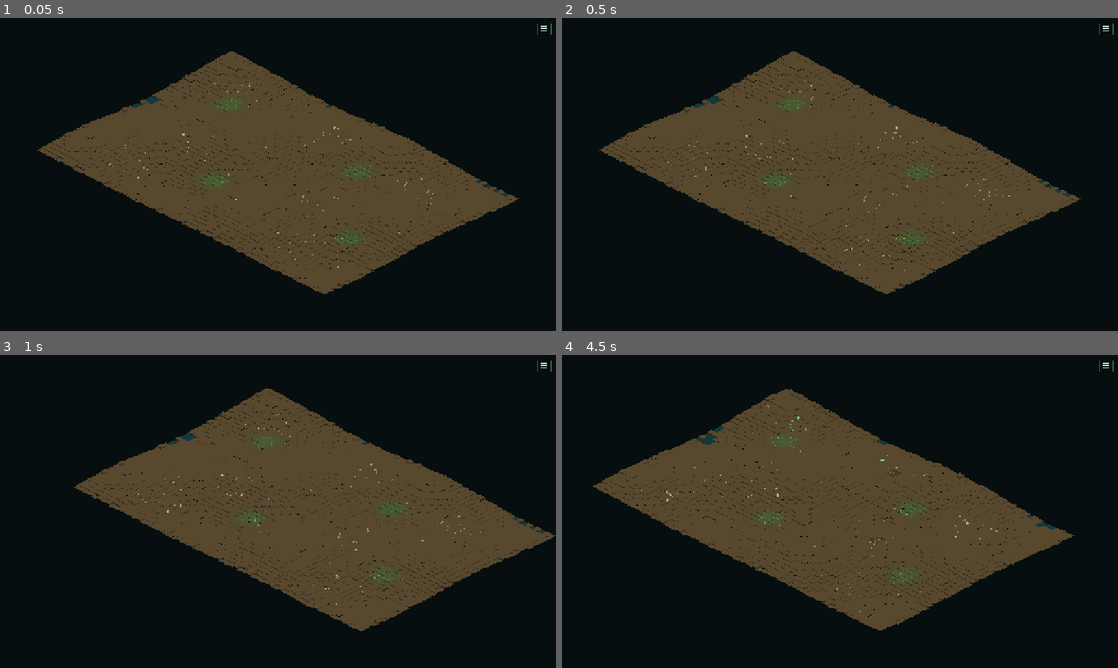
Above: before the commit, frames 1-4 (two rows, left to right).
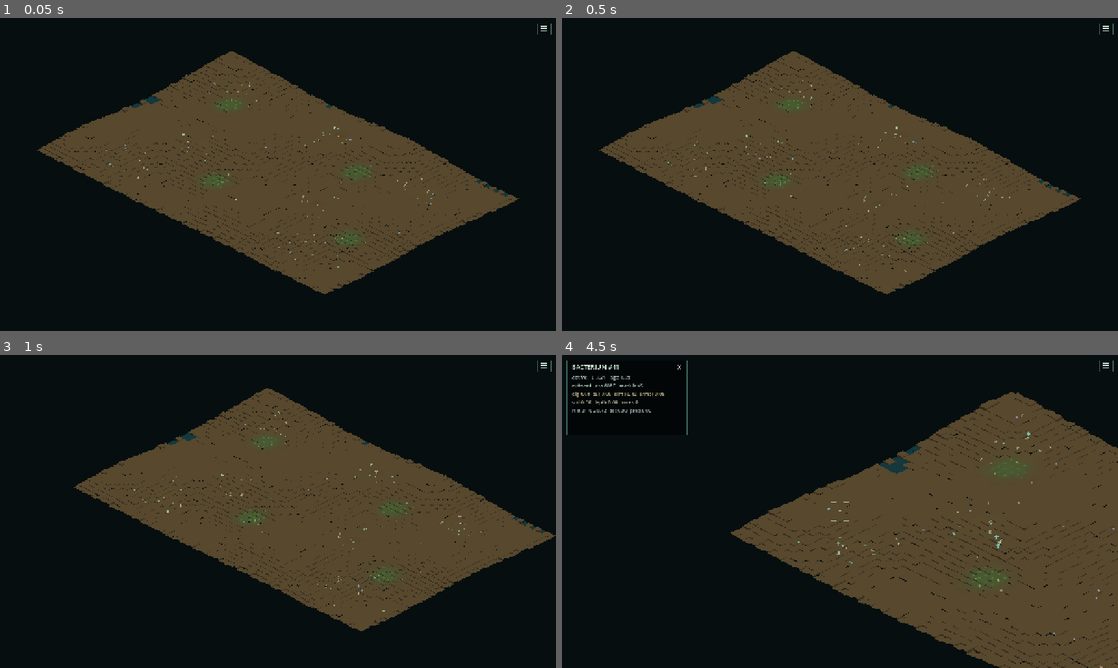
Above: after the commit, the same moments.

Repository: Rzbck/MicroC0re
Game: Godot game, scene res://src/app/main.tscn
Two runs of this game, one before a commit and one after it. Both use one fixed random seed, a clock stepped at 60 frames per second and the inputs below.
Inputs (mouse positions are in pixels of both pictures, inside the frame that each line leads up to):
- Up to frame 1 (0.05 s): no input
- Up to frame 2 (0.5 s): no input
- Up to frame 3 (1 s): tap Enter at 0.5 s; move the mouse to (400, 495) at 0.52 s; hold D from 0.53 s (still down); tap F at 0.6 s; click (400, 495) at 0.67 s; tap Space at 0.77 s
- Up to frame 4 (4.5 s): release D at 1.25 s; drag from (728, 527) to (812, 574) at 1.27 s; tap Space at 2, 3.77 s; move the mouse to (895, 442) at 2.02 s; hold D 2.03-2.75 s; tap N at 2.1 s; drag from (812, 574) to (673, 464) at 2.77 s; move the mouse to (1006, 558) at 3.52 s; hold A 3.53-4.25 s; tap 2 at 3.6 s; drag from (673, 464) to (756, 433) at 4.27 s

Frame 1 is identical in both runs. In frame 2, less than 0.1% of the frame differs, in the area x 22-81%, y 19-82%; in frame 3, 0.1%; in frame 4, 38%, in the area x 0-100%, y 1-100%.

Commit message:
Give dense bacteria persistent niche steering

Diff:
--- a/src/simulation/bacterium.gd
+++ b/src/simulation/bacterium.gd
@@ -65,6 +65,11 @@
 
 # Temporal memory used by run-and-tumble chemotaxis.
 var sensed_memory: float = 0.0
+
+# Cached ecological movement intention. Expensive spatial gradients are sampled
+# sparsely on regulation ticks; ordinary motion follows this intention smoothly.
+var steering_angle: float = 0.0
+var steering_strength: float = 0.0
 
 # Heritable phenotype. Values near 1.0 are the founder baseline.
 var gene_speed: float = 1.0
@@ -149,6 +154,8 @@
 	id = p_id
 	position = p_position
 	angle = p_angle
+	steering_angle = p_angle
+	steering_strength = 0.0
 	generation = p_generation
 	parent_id = p_parent_id
 	lineage_id = p_id
--- a/src/simulation/petri_simulation.gd
+++ b/src/simulation/petri_simulation.gd
@@ -882,6 +882,29 @@
 							)
 						)
 
+					if (
+						float(cell.steering_strength) > 0.015
+						and not bool(cell.dividing)
+					):
+						var motion_steering_delta: float = wrapf(
+							float(cell.steering_angle) - float(cell.angle),
+							-PI,
+							PI
+						)
+						var motion_steering_limit: float = (
+							(
+								0.40
+								+ 0.48 * float(cell.gene_chemotaxis)
+							)
+							* float(cell.steering_strength)
+							* agent_dt
+						)
+						cell.angle = float(cell.angle) + clampf(
+							motion_steering_delta,
+							-motion_steering_limit,
+							motion_steering_limit
+						)
+
 					var motion_drift_phase: int = (
 						(
 							int(cell.id) * 17
@@ -1085,6 +1108,26 @@
 			0.56,
 			clampf(local_quorum * 8.0, 0.0, 1.0)
 			* clampf(float(cell.expression_matrix), 0.0, 1.0)
+		)
+
+	if (
+		float(cell.steering_strength) > 0.015
+		and not bool(cell.dividing)
+	):
+		var steering_delta: float = wrapf(
+			float(cell.steering_angle) - float(cell.angle),
+			-PI,
+			PI
+		)
+		var steering_limit: float = (
+			(0.40 + 0.48 * float(cell.gene_chemotaxis))
+			* float(cell.steering_strength)
+			* dt
+		)
+		cell.angle = float(cell.angle) + clampf(
+			steering_delta,
+			-steering_limit,
+			steering_limit
 		)
 
 	var drift_phase: int = (
@@ -3059,6 +3102,80 @@
 	return 0.0018 * float(modules)
 
 
+func _field_gradient_for_index(field: Variant, index: int) -> Vector2:
+	var x: int = index % FIELD_WIDTH
+	var y: int = index / FIELD_WIDTH
+	var left_index: int = index - 1 if x > 0 else index
+	var right_index: int = index + 1 if x < FIELD_WIDTH - 1 else index
+	var up_index: int = index - FIELD_WIDTH if y > 0 else index
+	var down_index: int = index + FIELD_WIDTH if y < FIELD_HEIGHT - 1 else index
+	var scale: float = 0.5 * FIELD_CELL_INV
+	return Vector2(
+		(float(field.values[right_index]) - float(field.values[left_index])) * scale,
+		(float(field.values[down_index]) - float(field.values[up_index])) * scale
+	)
+
+
+func _refresh_bacterial_steering(cell: Variant, field_index: int) -> void:
+	# This is intentionally sparse (regulation cadence), not a per-motion-tick
+	# gradient query. It turns local ecological opportunity into a persistent
+	# movement intention that remains visible between full biological updates.
+	var steering := Vector2.ZERO
+	steering += (
+		_field_gradient_for_index(nutrient, field_index)
+		* maxf(0.20, float(cell.expression_nutrient))
+	)
+	steering += (
+		_field_gradient_for_index(exudate, field_index)
+		* 1.20
+		* maxf(0.0, float(cell.expression_exudate))
+	)
+	if float(cell.expression_detritus) > 0.035:
+		steering += (
+			_field_gradient_for_index(detritus, field_index)
+			* 1.35
+			* float(cell.expression_detritus)
+		)
+
+	# Damage is universally aversive but stress-persistent lineages react a bit
+	# less strongly. Matrix/adhesive phenotypes can instead seek established EPS.
+	var damage_avoidance: float = clampf(
+		1.08 - 0.16 * float(cell.gene_dormancy),
+		0.72,
+		1.02
+	)
+	steering -= (
+		_field_gradient_for_index(damage_cue, field_index)
+		* damage_avoidance
+	)
+	var matrix_drive: float = (
+		float(cell.expression_matrix) * 0.42
+		+ maxf(0.0, float(cell.gene_adhesion) - 0.90) * 0.24
+	)
+	if matrix_drive > 0.035:
+		steering += (
+			_field_gradient_for_index(eps, field_index)
+			* matrix_drive
+		)
+
+	# Phototrophs retain a weak upward/lightward bias while chemical gradients
+	# dominate whenever stronger local information exists.
+	if float(cell.expression_photo) > 0.05:
+		steering += Vector2(0.0, -0.0045 * float(cell.expression_photo))
+
+	var magnitude: float = steering.length()
+	if magnitude <= 0.00001:
+		cell.steering_strength = 0.0
+		return
+
+	cell.steering_angle = steering.angle()
+	cell.steering_strength = clampf(
+		magnitude * 18.0 * float(cell.gene_chemotaxis),
+		0.0,
+		1.0
+	)
+
+
 func _advance_cell(cell: Variant, dt: float) -> void:
 	var metabolic_dt: float = dt * float(_current_metabolic_stride)
 	cell.age = float(cell.age) + dt
@@ -3129,6 +3246,7 @@
 			genome_values[EvolvableGenomeScript.MODULE_QUORUM_SIGNAL]
 		)
 		cell.refresh_motion_speed_cache()
+		_refresh_bacterial_steering(cell, field_index)
 		var previous_guild: int = int(cell.guild)
 		cell.guild = int(
 			cell.genome.dominant_guild_from_values(genome_values)
@@ -3240,6 +3358,26 @@
 		cell.angle = (
 			float(cell.angle)
 			+ rng.randfn(0.0, _current_rotational_sigma)
+		)
+
+	if (
+		float(cell.steering_strength) > 0.015
+		and not bool(cell.dividing)
+	):
+		var steering_delta: float = wrapf(
+			float(cell.steering_angle) - float(cell.angle),
+			-PI,
+			PI
+		)
+		var steering_limit: float = (
+			(0.40 + 0.48 * float(cell.gene_chemotaxis))
+			* float(cell.steering_strength)
+			* dt
+		)
+		cell.angle = float(cell.angle) + clampf(
+			steering_delta,
+			-steering_limit,
+			steering_limit
 		)
 
 	cell.angle = wrapf(float(cell.angle), -PI, PI)
--- a/tests/smoke_test.gd
+++ b/tests/smoke_test.gd
@@ -224,6 +224,48 @@
 	inline_motion_probe._advance_cell_motion_only(inline_cell, 0.125)
 	if not bool(inline_cell.dying):
 		errors.append("performance: motion reference lost phage lysis transition")
+
+	# Sparse ecological steering points toward resources and away from damage.
+	var steering_probe = PetriSimulationScript.new(73021)
+	steering_probe.seed_demo(4)
+	var steering_cell = steering_probe.bacteria[0]
+	steering_cell.position = Vector2(96.0, 64.0)
+	steering_cell.expression_nutrient = 1.0
+	steering_cell.expression_exudate = 0.0
+	steering_cell.expression_detritus = 0.0
+	steering_cell.expression_matrix = 0.0
+	steering_cell.expression_photo = 0.0
+	steering_probe.nutrient.fill(0.0)
+	steering_probe.exudate.fill(0.0)
+	steering_probe.detritus.fill(0.0)
+	steering_probe.damage_cue.fill(0.0)
+	steering_probe.eps.fill(0.0)
+	var steering_index: int = steering_probe._field_index_for_world(
+		Vector2(steering_cell.position)
+	)
+	var steering_x: int = steering_index % PetriSimulationScript.FIELD_WIDTH
+	if steering_x < PetriSimulationScript.FIELD_WIDTH - 1:
+		steering_probe.nutrient.values[steering_index + 1] = 0.8
+	steering_probe._refresh_bacterial_steering(
+		steering_cell,
+		steering_index
+	)
+	if (
+		float(steering_cell.steering_strength) <= 0.0
+		or cos(float(steering_cell.steering_angle)) <= 0.55
+	):
+		errors.append("ecology: nutrient steering failed to point toward resource")
+
+	steering_probe.nutrient.fill(0.0)
+	steering_probe.damage_cue.fill(0.0)
+	if steering_x < PetriSimulationScript.FIELD_WIDTH - 1:
+		steering_probe.damage_cue.values[steering_index + 1] = 0.8
+	steering_probe._refresh_bacterial_steering(
+		steering_cell,
+		steering_index
+	)
+	if cos(float(steering_cell.steering_angle)) >= -0.55:
+		errors.append("ecology: damage steering failed to point away from stress")
 
 	# Direct cohort routing must remain equivalent to the legacy helper.
 	var routing_probe = PetriSimulationScript.new(73011)
Not shown, changed: docs/one-pages/04_MICROSCOPE_READABILITY.md
